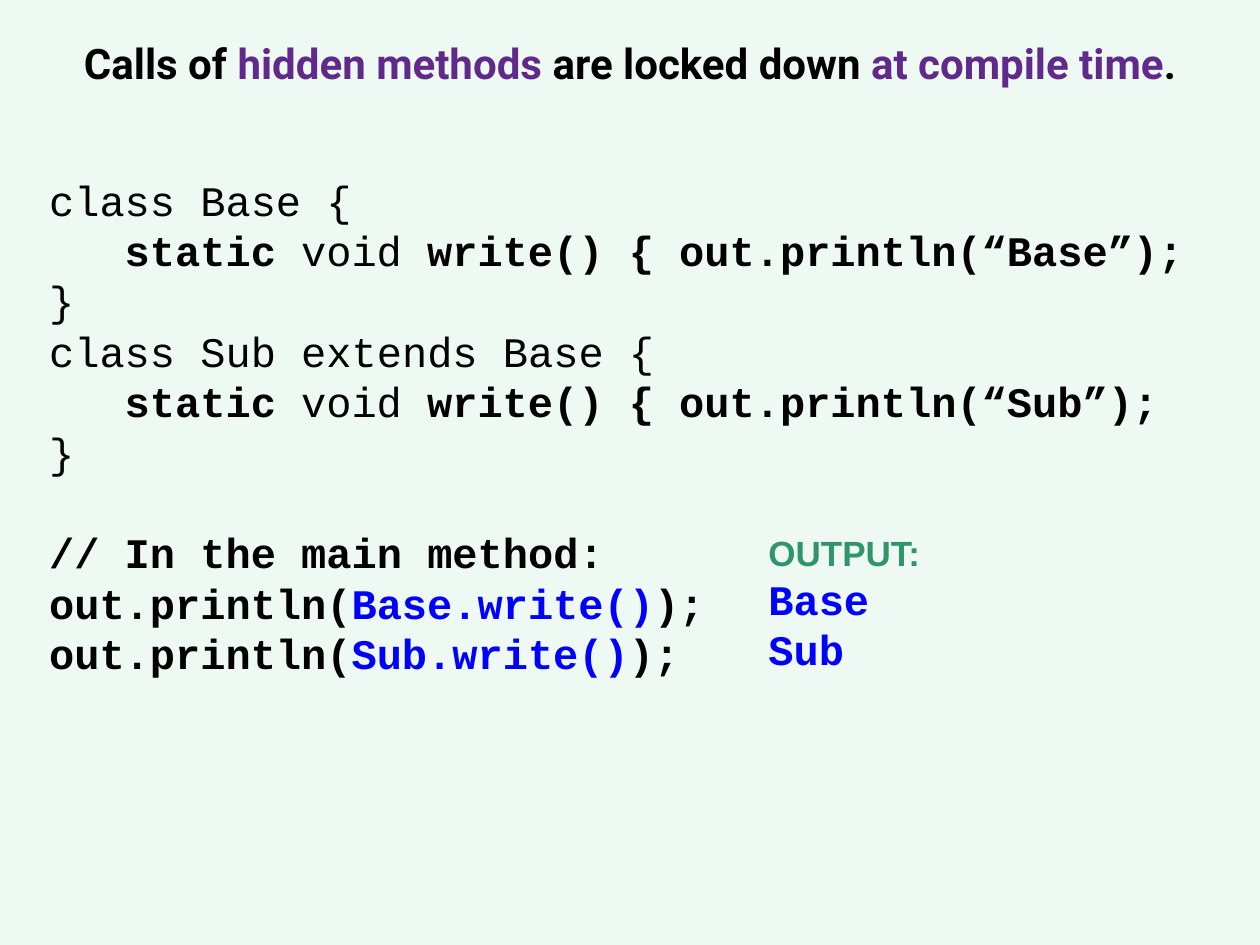
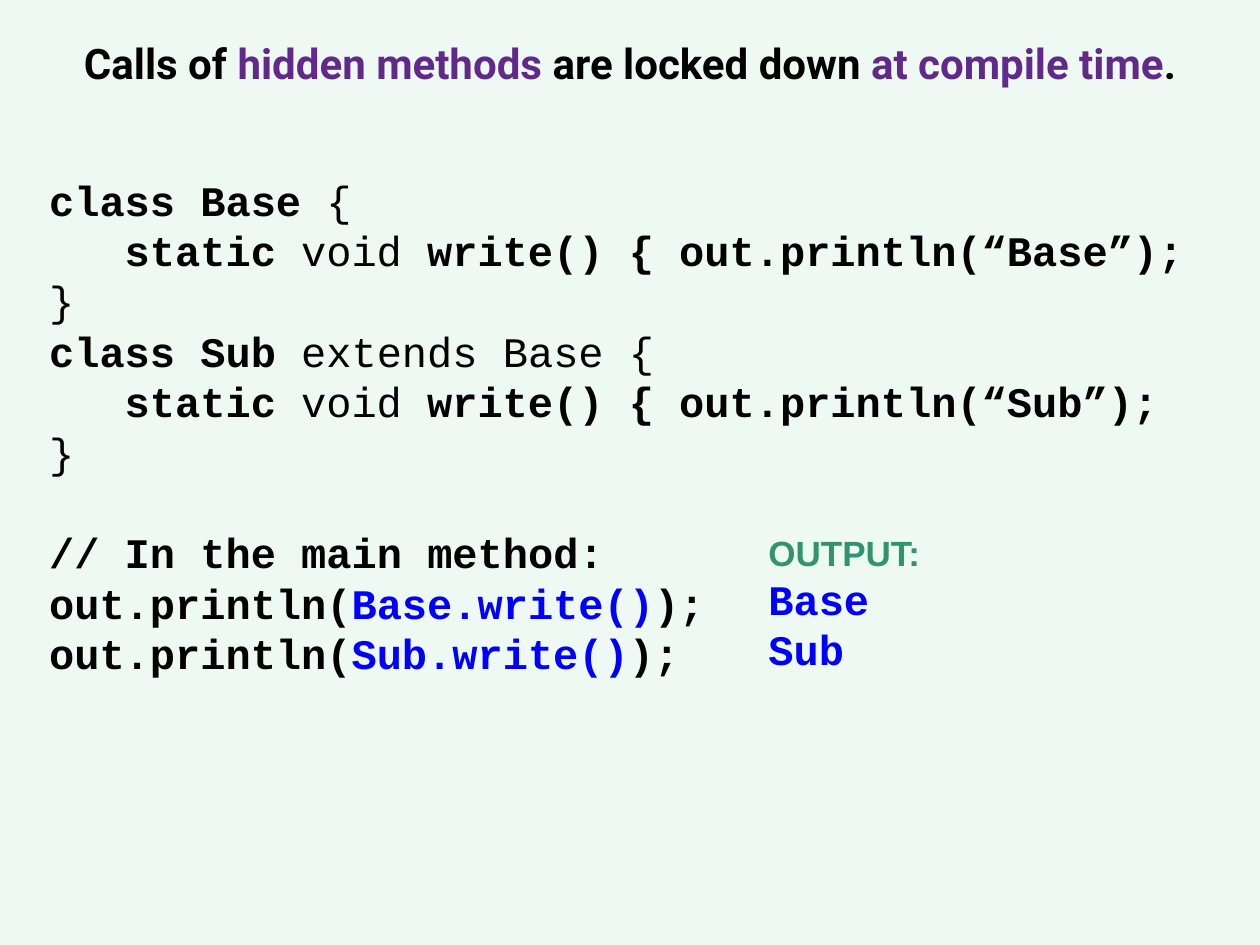
Before and after one commit to Cy-FairCS/cs3, a slide deck: slide 40 of u04b_abstractClasses/notes/_abstract_classes - Day 2.pptx (slide 42 before the commit). Drawn at 1260x945 pixels with LibreOffice and Linux fonts; fonts in the diff are those of the drawing. Boxes give left, top, right and bottom in pixels: in the first picture for what was removed or moved away, otherwise in the second. Text is boxed around its words. In the diff, an @@ line names an element or a change of style, - is before the commit and + after.

```diff
--- a/u04b_abstractClasses/notes/_abstract_classes - Day 2.pptx
+++ b/u04b_abstractClasses/notes/_abstract_classes - Day 2.pptx
@@ text at (49, 185, 604, 368): bold on in "class Base", "class Sub" @@
```
Also in this commit, not shown: 8 other slides changed, 1 slide removed.
